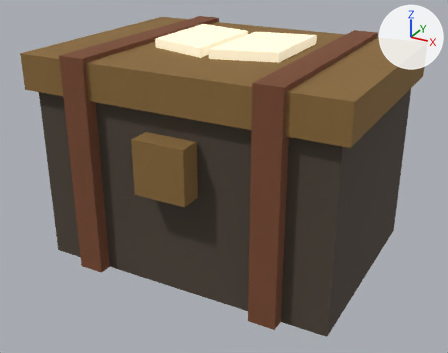
An edit to the glTF model projects/02-barcode-game/v2-relic-ark/static/art/iso_sea/sealed_box_book.glb, drawn before and after from the same camera.
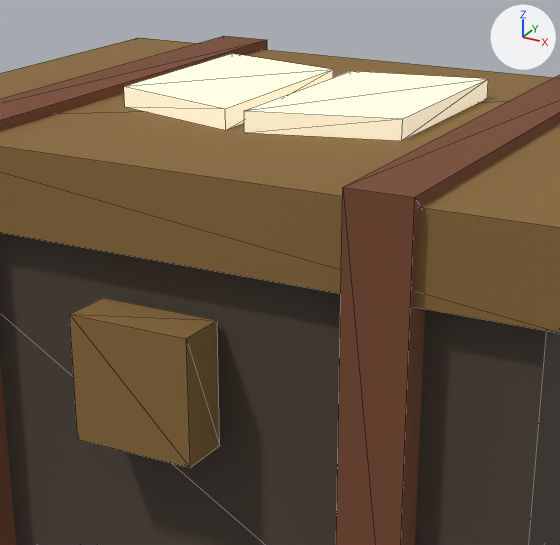
Each version is shown whole from a 50 mm lens placed at (0.653, -1.223, 0.784), pointed at (0.003, -0.042, 0.193), then close up on the part from 22% to 78% of the width and 0% to 68% of the height. The lights are fixed; the arrows at upper right show +X, +Y and +Z. The last two pictures show the newer version. The close-ups show mesh edges as thin lines. Vertices at exactly the same position are counted once.

Objects in the first close-up: 'sealed_box_book'.
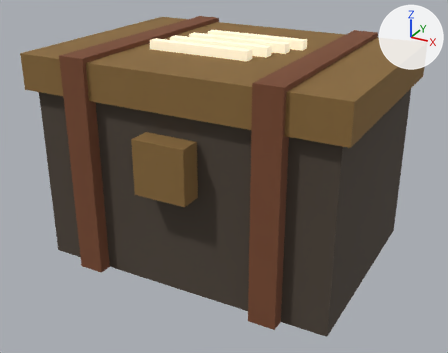
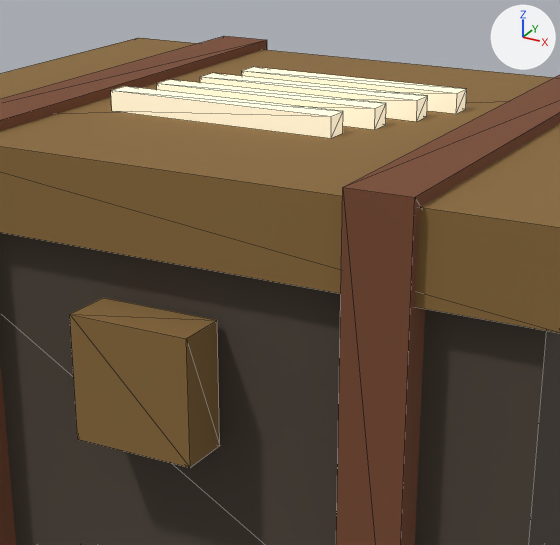
Edits to the scene script, one JSON object a line:
```json
{"block": "me_body", "where": "# used by ob_sealed_box_book; location = (0.0, 0.0, 0.21)"}
{"op": "remove", "block": "me_body", "code": "me_body.from_pydata(...)  # 56 vertices, 84 faces; spans x -0.37..0.37, y -0.305..0.28, z -0.21..0.3"}
{"op": "add", "block": "me_body", "code": "me_body.from_pydata(...)  # 72 vertices, 108 faces; spans x -0.37..0.37, y -0.305..0.28, z -0.21..0.3"}
{"block": "me_body", "change": "me_body part 1: a new loose piece, a box spanning x -0.11..0.13, y -0.002..0.022, z 0.28..0.3, in mat_m_e8dcbf_6_100 (beige #e8dcbf, glowing beige #b9af98)"}
{"block": "me_body", "change": "me_body part 2: a new loose piece, a box spanning x -0.09..0.15, y 0.048..0.072, z 0.28..0.3, in mat_m_e8dcbf_6_100 (beige #e8dcbf, glowing beige #b9af98)"}
{"block": "me_body", "change": "me_body part 3"}
{"block": "me_body", "change": "2 vertices are removed from x -0.15, y 0.13, z 0.28..0.3"}
{"block": "me_body", "change": "6 faces are deleted"}
{"block": "me_body", "change": "14 vertices move from x -0.15..0.15, y -0.12..0.13, z 0.28..0.3 to x -0.15..0.11, y -0.102..-0.028, z 0.28..0.3"}
{"block": "me_body", "change": "2 vertices are added at (-0.15, -0.078, 0.28), (-0.15, -0.078, 0.3)"}
{"block": "me_body", "change": "6 new faces join them, mat_m_e8dcbf_6_100 (beige #e8dcbf, glowing beige #b9af98)"}
```

Where the change shows, as pixel boxes (x1, y1, x2, y2) in the close-ups (560 x 545 px; the box of a moved part takes in the faces that stretch with it):
```json
{"part": 1, "of": "me_body", "change": "added", "after": [200, 73, 427, 122]}
{"part": 2, "of": "me_body", "change": "added", "after": [242, 67, 467, 114]}
{"part": 3, "of": "me_body", "change": "moved or reshaped", "before": [124, 54, 488, 141], "after": [111, 80, 386, 138]}
```
